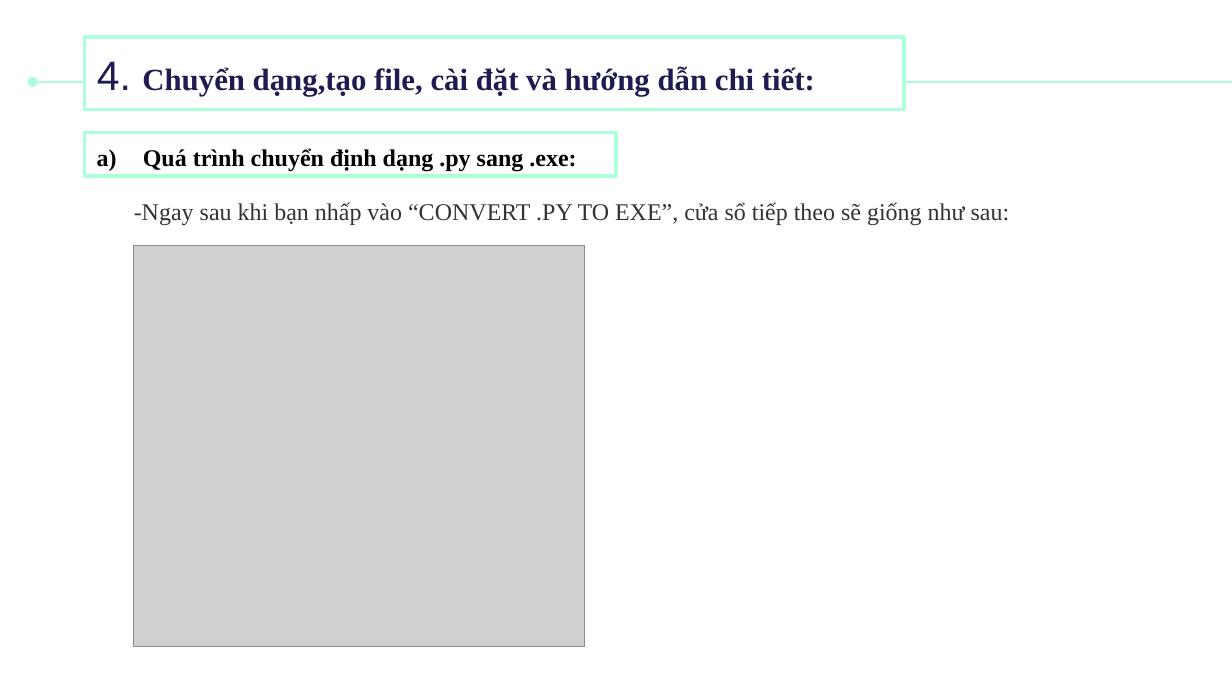
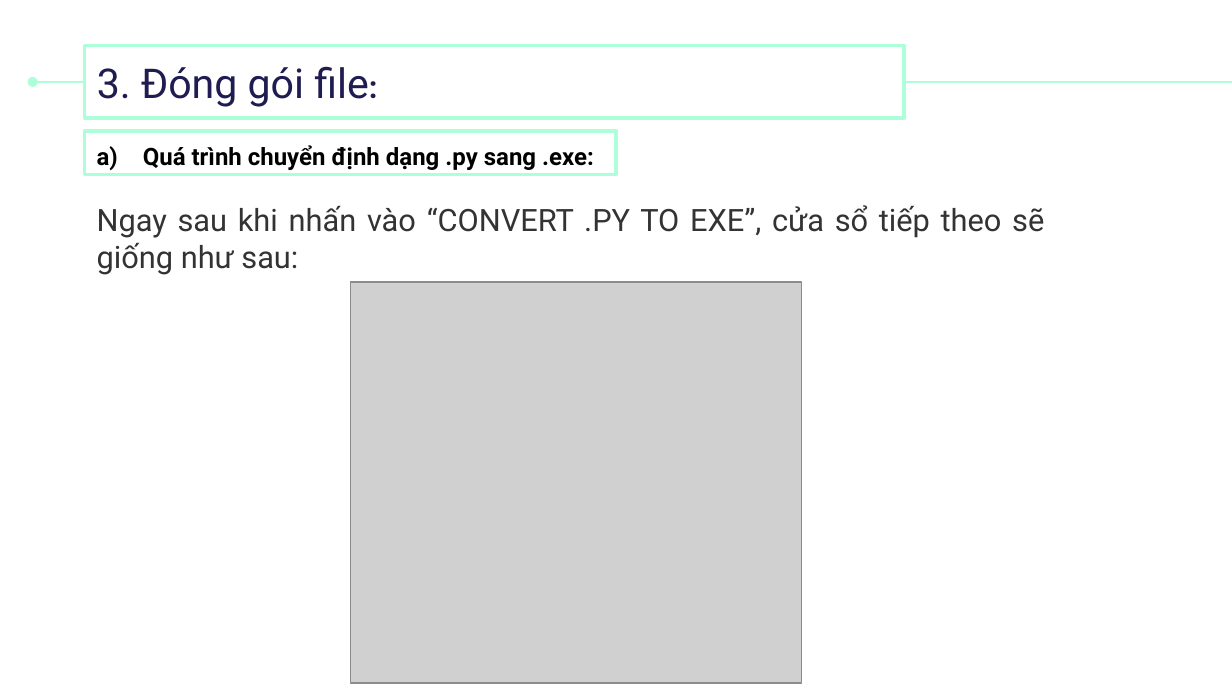
Before and after one commit to AnhVu12x08/LibraryManagement, a slide deck: slide 32 of Detaiso1_LTPYTHON.pptx (slide 21 before the commit). Drawn at 1232x693 pixels with LibreOffice and Linux fonts; fonts in the diff are those of the drawing; grey boxes stand for pictures. Boxes give left, top, right and bottom in pixels: in the first picture for what was removed or moved away, otherwise in the second. Text is boxed around its words. In the diff, an @@ line names an element or a change of style, - is before the commit and + after.

```diff
--- a/Detaiso1_LTPYTHON.pptx
+++ b/Detaiso1_LTPYTHON.pptx
@@ title removed at (x1=97, y1=61, x2=815, y2=96) @@
-4. Chuyển dạng,tạo file, cài đặt và hướng dẫn chi tiết:
@@ title added at (x1=97, y1=66, x2=369, y2=107), 24 pt, text #1F1C51 @@
+3. Đóng gói file:
@@ rectangle "Quá trình chuyển định dạng ..." at (x1=85, y1=131, x2=616, y2=174): font Times New Roman to Roboto @@
@@ text at (x1=97, y1=205, x2=1044, y2=275): text changed; size 14 to 18 pt; font Times New Roman to Roboto @@
--Ngay sau khi bạn nhấp vào “CONVERT .PY TO EXE”, cửa sổ tiếp theo sẽ giống như sau:
+Ngay sau khi nhấn vào “CONVERT .PY TO EXE”, cửa sổ tiếp theo sẽ giống như sau:
@@ picture moved from (x1=133, y1=245, x2=584, y2=646) to (x1=350, y1=282, x2=801, y2=683) @@
```
Also in this commit, not shown: 16 other slides changed, 34 slides added, 13 slides removed, 2 other files.
